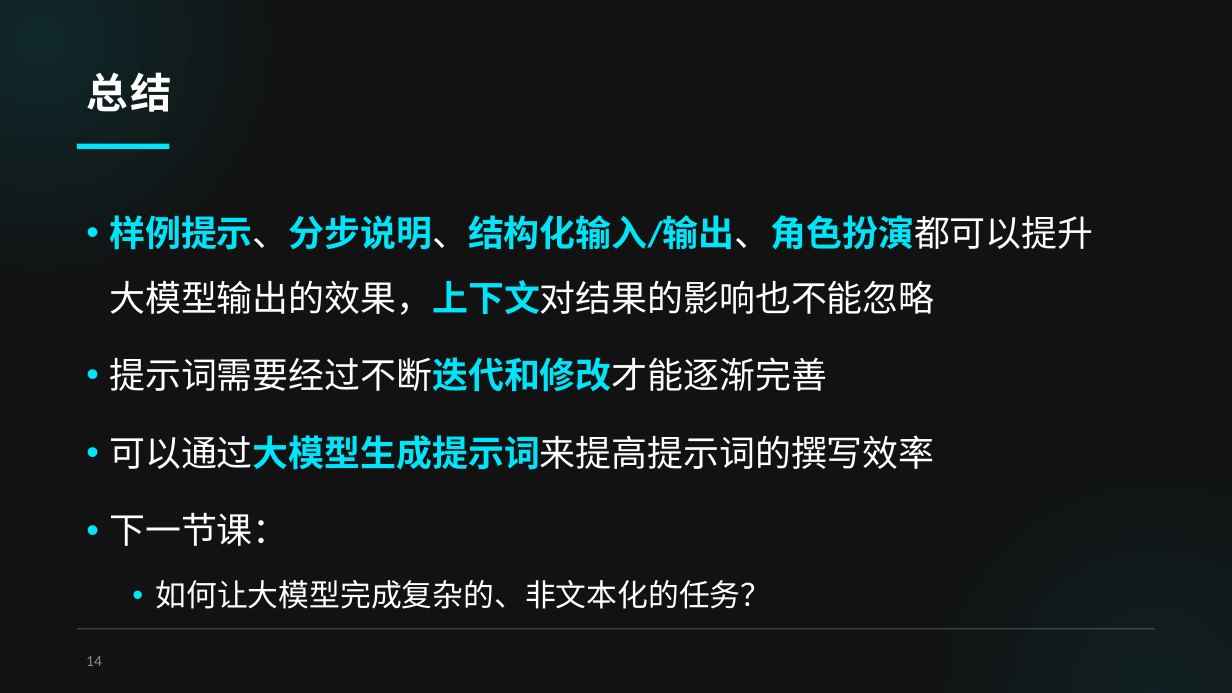
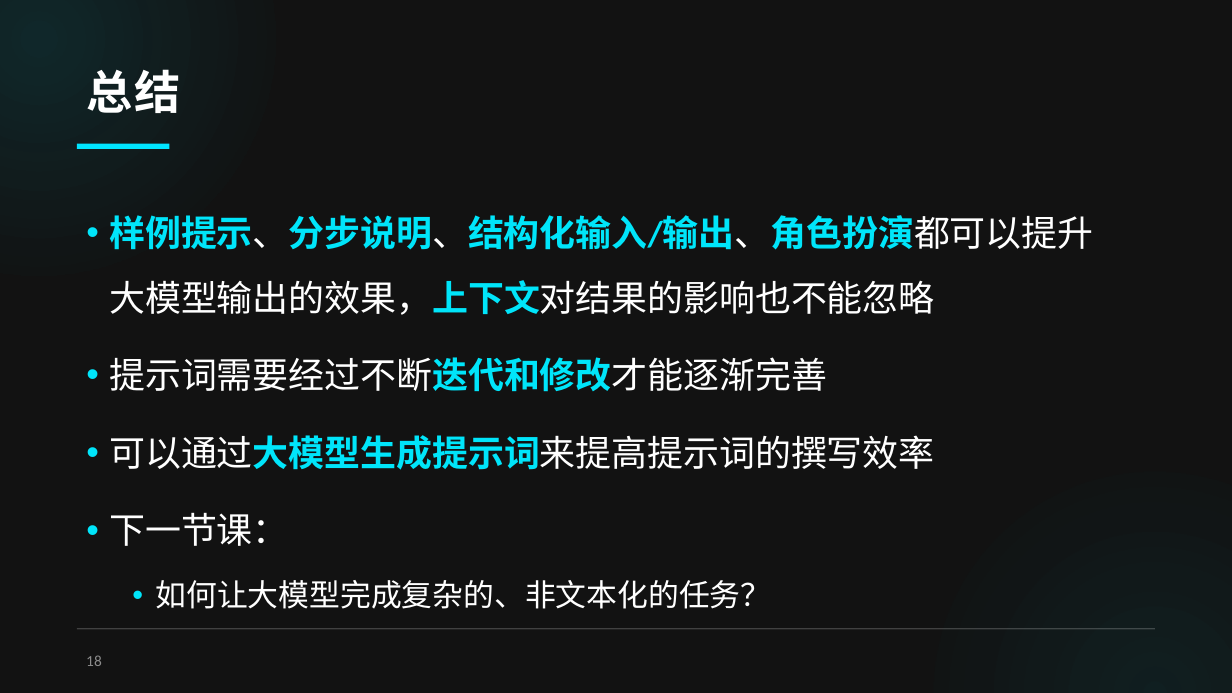
Before and after one commit to TramsWang/Intro2AITechs, a slide deck: slide 18 of 1-基础通识部分/8课时/第6课.pptx (slide 14 before the commit). Drawn at 1232x693 pixels with LibreOffice and Linux fonts; fonts in the diff are those of the drawing. Boxes give left, top, right and bottom in pixels: in the first picture for what was removed or moved away, otherwise in the second. Text is boxed around its words. In the diff, an @@ line names an element or a change of style, - is before the commit and + after.

```diff
--- a/1-基础通识部分/8课时/第6课.pptx
+++ b/1-基础通识部分/8课时/第6课.pptx
@@ title "总结" at (86,69,181,113): size 32.4 to 36 pt @@
@@ page number at (86,655,102,666): text changed @@
-14
+18
```
Also in this commit, not shown: 12 other slides changed, 4 slides added, 20 other files.
